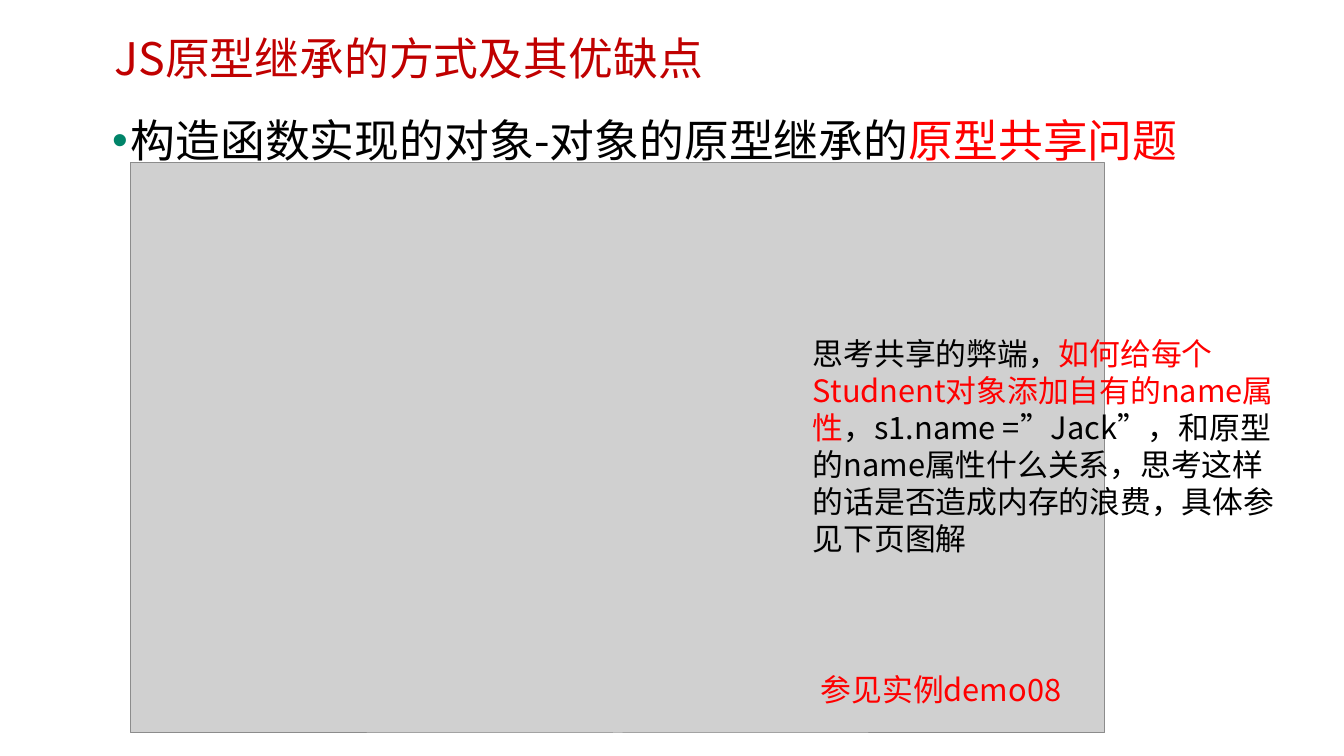
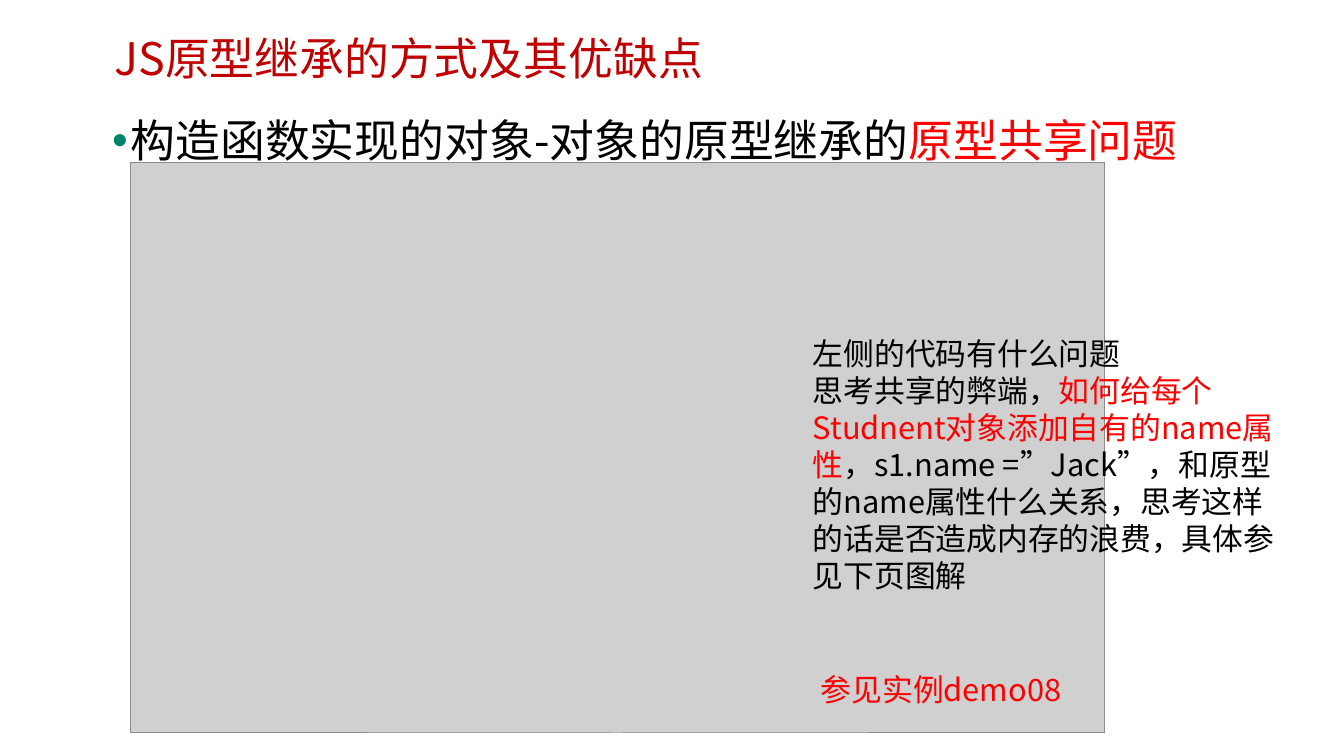
Before and after one commit to edu2act/course-javascript-advanced, a slide deck: slide 4 of 课程PPT/17.深入理解JS的继承方式.pptx. Drawn at 1344x756 pixels with LibreOffice and Linux fonts; fonts in the diff are those of the drawing; grey boxes stand for pictures; background and template pictures are left out. Boxes give left, top, right and bottom in pixels: in the first picture for what was removed or moved away, otherwise in the second. Text is boxed around its words. In the diff, an @@ line names an element or a change of style, - is before the commit and + after.

```diff
--- a/课程PPT/17.深入理解JS的继承方式.pptx
+++ b/课程PPT/17.深入理解JS的继承方式.pptx
@@ text at [813,334,1120,374]: paragraph added @@
+左侧的代码有什么问题
```
Also in this commit, not shown: 4 other slides changed, 2 slides added, 5 other files.
